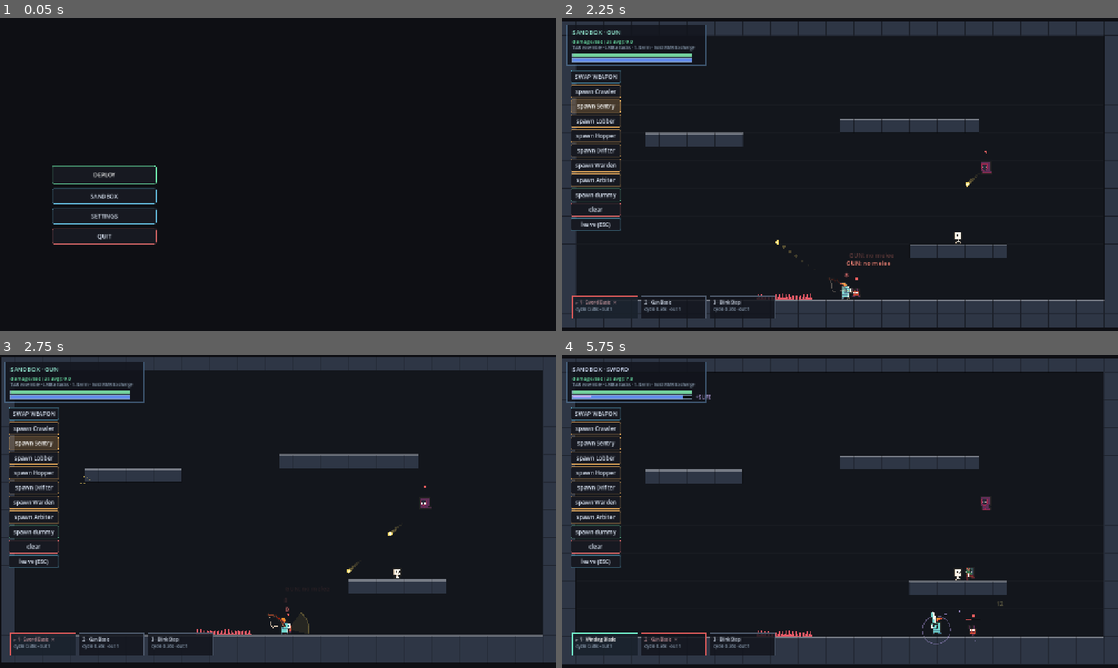
Above: before the commit, frames 1-4 (two rows, left to right).
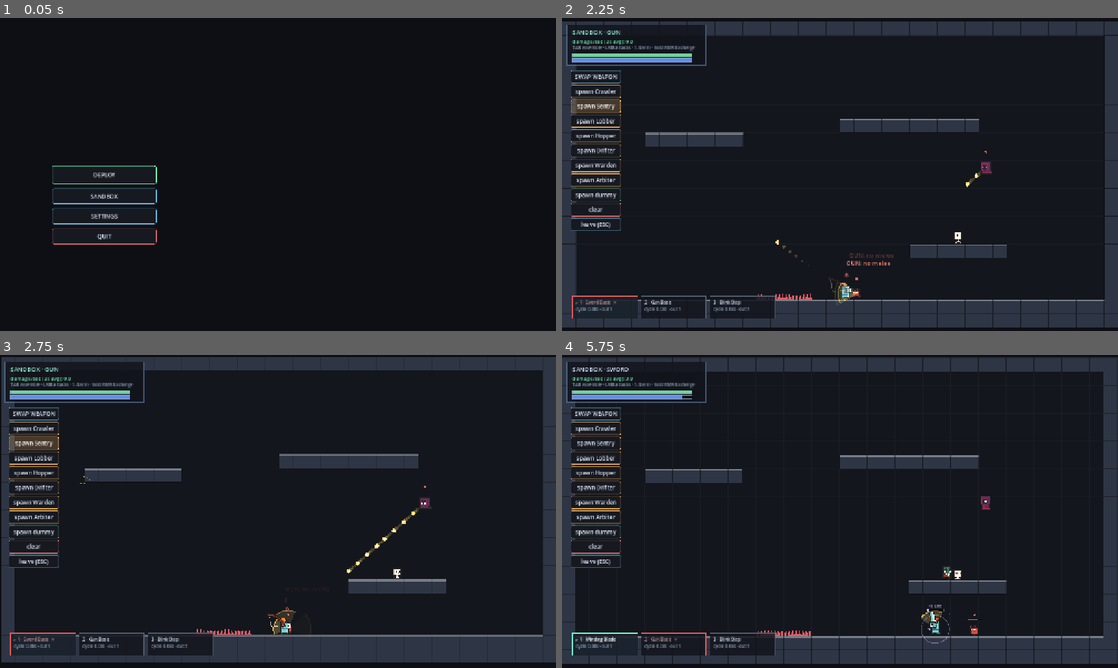
Above: after the commit, the same moments.

Repository: SophomoreSo/Enigami
Game: Godot game, scene res://tests/feature/charge_test.tscn
Two runs of this game, one before a commit and one after it. Both use one fixed random seed, a clock stepped at 60 frames per second and the inputs below. This scene is started directly instead of the project's main scene.
Inputs (mouse positions are in pixels of both pictures, inside the frame that each line leads up to):
- Up to frame 1 (0.05 s): no input
- Up to frame 2 (2.25 s): click "SWAP WEAPON" at 0.5 s; click "spawn Crawler" at 1.25 s; click "spawn Sentry" at 2 s
- Up to frame 3 (2.75 s): no input
- Up to frame 4 (5.75 s): tap Enter at 2.75 s; move the mouse to (962, 495) at 2.77 s; press the mouse at (962, 495) at 2.78 s; hold D (move_right) 2.78-3.5 s; tap Space (jump) at 3.02, 3.32, 5.1 s; tap Shift (dash) at 3.05 s; release the mouse at (962, 495) at 3.5 s; drag from (728, 527) to (812, 574) at 3.52 s; click "spawn Lobber" at 4.25 s; move the mouse to (895, 442) at 5.02 s; press the mouse at (895, 442) at 5.03 s; hold A (move_left) from 5.03 s (still down)

Frame 1 is identical in both runs. In frame 2, less than 0.1% of the frame differs, in the area x 5-76%, y 48-94%; in frame 3, 0.3%; in frame 4, 2.4%, in the area x 0-100%, y 0-99%.

Commit message:
FSM system implemented

Diff:
--- a/feature/actors/player.gd
+++ b/feature/actors/player.gd
@@ -35,6 +35,8 @@
 const DASH_SPEED := 880.0
 const DASH_TIME := 0.13
 const DASH_COOLDOWN := 0.30
+## How much longer the weapon's own attack waits between swings than its board alone would.
+const BASIC_COOLDOWN_MUL := 4.0
 const COYOTE := 0.10
 const JUMP_BUFFER := 0.12
 ## A stick has no cursor to point at, so it aims at a point far enough down
@@ -107,6 +109,21 @@
 var parry_slot: int = -1
 var input_locked: bool = false
 
+## Movement runs as a state machine. Every frame the senses are read, the state
+## is re-picked from them, and only then does that state act — so the state an
+## action runs in describes this frame, not the one before a jump or a ledge.
+var fsm_idle: FSMNode
+var fsm_run: FSMNode
+var fsm_rise: FSMNode
+var fsm_fall: FSMNode
+var fsm_wall_slide: FSMNode
+var fsm_dash: FSMNode
+var current_state: FSMNode
+## Log state transitions.
+var debug_mode: bool = false
+## Horizontal input this frame, -1..1.
+var _dir: float = 0.0
+
 func _ready() -> void:
 	team = 0
 	max_health = GameState.max_health()
@@ -114,6 +131,46 @@
 	hurt_radius = HURT_RADIUS
 	_make_body(BODY.x, BODY.y)
 	add_to_group("player")
+	_setup_fsm()
+	current_state = fsm_idle
+
+func _notification(what: int) -> void:
+	# Not _exit_tree: a player carried between rooms leaves the tree and comes
+	# back without _ready running again, and would return with no states.
+	if what == NOTIFICATION_PREDELETE and current_state != null:
+		for s in [fsm_idle, fsm_run, fsm_rise, fsm_fall, fsm_wall_slide, fsm_dash]:
+			s.cleanup()
+
+func _setup_fsm() -> void:
+	fsm_idle = FSMNode.new(_action_idle)
+	fsm_run = FSMNode.new(_action_run)
+	fsm_rise = FSMNode.new(_action_air)
+	fsm_fall = FSMNode.new(_action_air)
+	fsm_wall_slide = FSMNode.new(_action_wall_slide)
+	fsm_dash = FSMNode.new(_action_dash)
+
+	# What it takes to be in each state. They are exclusive, so at most one holds
+	# on any frame, and every state can reach every other: a dash can end in the
+	# air or on the ground, a wall kick can go straight up, a ledge drops into a
+	# fall from a standstill.
+	var entry := {
+		fsm_dash: func() -> bool: return _dash_time > 0.0,
+		fsm_wall_slide: func() -> bool: return _airborne() and _wall_dir != 0,
+		fsm_run: func() -> bool: return _grounded() and _dir != 0.0,
+		fsm_idle: func() -> bool: return _grounded() and _dir == 0.0,
+		fsm_rise: func() -> bool: return _airborne() and _wall_dir == 0 and velocity.y < 0.0,
+		fsm_fall: func() -> bool: return _airborne() and _wall_dir == 0 and velocity.y >= 0.0,
+	}
+	for from: FSMNode in entry:
+		for to: FSMNode in entry:
+			if to != from:
+				from.add_next_node(entry[to], to)
+
+func _grounded() -> bool:
+	return _dash_time <= 0.0 and is_on_floor()
+
+func _airborne() -> bool:
+	return _dash_time <= 0.0 and not is_on_floor()
 
 func setup(weapon: String, boards: Array) -> void:
 	weapon_id = weapon
@@ -122,6 +179,7 @@
 	for i in boards.size():
 		runners.append(_make_runner(boards[i], i))
 	basic_runner = _make_runner(Weapons.make_innate_board(weapon_id), -1)
+	basic_runner.cooldown_mul = BASIC_COOLDOWN_MUL
 	selected_slot = clampi(selected_slot, 0, maxi(runners.size() - 1, 0))
 
 func _make_runner(board: SkillBoard, slot: int) -> SkillRunner:
@@ -290,23 +348,33 @@
 func _physics_process(delta: float) -> void:
 	if dead:
 		return
-	var dir := 0.0
+	_dir = 0.0
 	if not input_locked:
-		dir = Input.get_axis("move_left", "move_right")
-	if dir != 0.0:
-		face(int(signf(dir)))
-
+		_dir = Input.get_axis("move_left", "move_right")
+	if _dir != 0.0:
+		face(int(signf(_dir)))
 	if _dash_cd > 0.0:
 		_dash_cd -= delta
-	if _dash_time > 0.0:
-		_dash_time -= delta
-		velocity = _dash_dir * DASH_SPEED
-		invuln = maxf(invuln, 0.05)
-		move_and_slide()
-		return
-
-	var on_floor := is_on_floor()
-	if on_floor:
+	# A dash owns the body outright: nothing is sensed, buffered or refilled
+	# while it runs.
+	if _dash_time <= 0.0:
+		_sense(delta)
+
+	var next := current_state.find_next_node()
+	if next != null:
+		_change_state(next)
+	current_state.perform()
+
+	move_and_slide()
+
+func _change_state(new_state: FSMNode) -> void:
+	if debug_mode:
+		print("State: %s → %s" % [_state_label(current_state), _state_label(new_state)])
+	current_state = new_state
+
+## Everything a state is picked from and acts on that is not the body itself.
+func _sense(delta: float) -> void:
+	if is_on_floor():
 		_coyote = COYOTE
 		_air_jump_used = false
 	else:
@@ -317,23 +385,64 @@
 
 	# Wall interaction: hugging a wall slows the fall and enables a kick-off.
 	_wall_dir = 0
-	if not on_floor and is_on_wall_only():
+	if not is_on_floor() and is_on_wall_only():
 		var normal := get_wall_normal()
-		if absf(normal.x) > 0.5 and dir != 0.0 and signf(dir) == -signf(normal.x):
+		if absf(normal.x) > 0.5 and _dir != 0.0 and signf(_dir) == -signf(normal.x):
 			_wall_dir = -int(signf(normal.x))
 
-	var accel := GROUND_ACCEL if on_floor else AIR_ACCEL
-	if dir != 0.0:
-		velocity.x = move_toward(velocity.x, dir * RUN_SPEED * speed_scale(), accel * delta)
+	# Stamina only comes back once the dashing stops.
+	if _stamina_pause > 0.0:
+		_stamina_pause = maxf(0.0, _stamina_pause - delta)
+	elif stamina < MAX_STAMINA:
+		stamina = minf(MAX_STAMINA, stamina + STAMINA_REGEN * delta)
+
+## --- state actions ----------------------------------------------------------
+func _action_idle() -> void:
+	var delta := get_physics_process_delta_time()
+	velocity.x = move_toward(velocity.x, 0.0, FRICTION * delta)
+	_apply_gravity(delta)
+	_jump_and_dash()
+
+func _action_run() -> void:
+	var delta := get_physics_process_delta_time()
+	velocity.x = move_toward(velocity.x, _dir * RUN_SPEED * speed_scale(), GROUND_ACCEL * delta)
+	_apply_gravity(delta)
+	_jump_and_dash()
+
+## Rising and falling steer the same; they are apart so the arc can be told.
+func _action_air() -> void:
+	var delta := get_physics_process_delta_time()
+	_steer_air(delta)
+	_apply_gravity(delta)
+	_jump_and_dash()
+
+func _action_wall_slide() -> void:
+	var delta := get_physics_process_delta_time()
+	_steer_air(delta)
+	_apply_gravity(delta)
+	if velocity.y > WALL_SLIDE_SPEED:
+		velocity.y = WALL_SLIDE_SPEED
+		Cues.at(&"wall_slide", global_position, {"dir": _wall_dir})
+	_jump_and_dash()
+
+func _action_dash() -> void:
+	_dash_time -= get_physics_process_delta_time()
+	velocity = _dash_dir * DASH_SPEED
+	invuln = maxf(invuln, 0.05)
+
+func _steer_air(delta: float) -> void:
+	if _dir != 0.0:
+		velocity.x = move_toward(velocity.x, _dir * RUN_SPEED * speed_scale(), AIR_ACCEL * delta)
 	else:
 		velocity.x = move_toward(velocity.x, 0.0, FRICTION * delta)
 
-	velocity.y += GRAVITY * delta
-	if _wall_dir != 0 and velocity.y > WALL_SLIDE_SPEED:
-		velocity.y = WALL_SLIDE_SPEED
-		Cues.at(&"wall_slide", global_position, {"dir": _wall_dir})
-	velocity.y = minf(velocity.y, MAX_FALL)
-
+func _apply_gravity(delta: float) -> void:
+	velocity.y = minf(velocity.y + GRAVITY * delta, MAX_FALL)
+
+## The moves every state but the dash can start. Which jump a press becomes is
+## decided by what is available — ground or coyote time, a wall, the air jump —
+## and a dash begun here takes over from the next frame.
+func _jump_and_dash() -> void:
 	if _buffer > 0.0:
 		if _coyote > 0.0:
 			velocity.y = JUMP_VELOCITY
@@ -361,12 +470,6 @@
 	if not input_locked and Input.is_action_just_released("jump") and velocity.y < 0.0:
 		velocity.y *= 0.45
 
-	# Stamina only comes back once the dashing stops.
-	if _stamina_pause > 0.0:
-		_stamina_pause = maxf(0.0, _stamina_pause - delta)
-	elif stamina < MAX_STAMINA:
-		stamina = minf(MAX_STAMINA, stamina + STAMINA_REGEN * delta)
-
 	if not input_locked and Input.is_action_just_pressed("dash") and _dash_cd <= 0.0:
 		if stamina < DASH_STAMINA:
 			# Nothing happening at all reads as a dropped input, so say why.
@@ -374,15 +477,13 @@
 		else:
 			stamina -= DASH_STAMINA
 			_stamina_pause = STAMINA_PAUSE
-			var d := Vector2(dir, Input.get_axis("move_up", "move_down"))
+			var d := Vector2(_dir, Input.get_axis("move_up", "move_down"))
 			if d.length() < 0.2:
 				d = Vector2(facing, 0)
 			_dash_dir = d.normalized()
 			_dash_time = DASH_TIME
 			_dash_cd = DASH_COOLDOWN
 			Cues.at(&"dash", global_position)
-
-	move_and_slide()
 
 ## A guard window opened by ON PARRY swallows the hit and runs the branch flow.
 func apply_damage(amount: float, elements: Array = [], source: Node = null, is_hit: bool = true) -> float:
@@ -412,6 +513,19 @@
 func is_dashing() -> bool:
 	return _dash_time > 0.0
 
+## The movement state, by name: Idle, Run, Rise, Fall, WallSlide or Dash.
+func state_name() -> String:
+	return _state_label(current_state)
+
+func _state_label(state: FSMNode) -> String:
+	if state == fsm_idle: return "Idle"
+	if state == fsm_run: return "Run"
+	if state == fsm_rise: return "Rise"
+	if state == fsm_fall: return "Fall"
+	if state == fsm_wall_slide: return "WallSlide"
+	if state == fsm_dash: return "Dash"
+	return "Unknown"
+
 ## 0 → 1 as the dash comes back; 1 when it is ready.
 func dash_recovery() -> float:
 	if _dash_cd <= 0.0:
--- /dev/null
+++ b/feature/core/fsm_node.gd
@@ -0,0 +1,66 @@
+class_name FSMNode
+extends RefCounted
+
+## One state of a finite state machine.
+##
+## A state is an action to run and an ordered list of ways out of it. Each way
+## out is a condition and where it leads; the first condition that holds wins.
+## A transition may also split between several destinations by probability.
+
+var action: Callable
+var next_nodes: Array = []
+
+func _init(action_func: Callable) -> void:
+	action = action_func
+
+## Runs this state's action.
+func perform() -> void:
+	if action.is_valid():
+		action.call()
+
+## A deterministic transition: when `condition` holds, go to `node`.
+func add_next_node(condition: Callable, node: FSMNode, probability: float = 1.0) -> void:
+	next_nodes.append({
+		"condition": condition,
+		"destinations": [{"node": node, "probability": probability}],
+	})
+
+## A transition that picks one of several destinations when `condition` holds.
+## `destinations` is an array of {"node": FSMNode, "probability": float} whose
+## probabilities sum to 1.
+func add_probabilistic_transition(condition: Callable, destinations: Array) -> void:
+	var total := 0.0
+	for dest in destinations:
+		total += float(dest.get("probability", 0.0))
+	if absf(total - 1.0) > 0.001:
+		push_warning("Probabilistic transition probabilities sum to %f, expected 1.0" % total)
+	next_nodes.append({
+		"condition": condition,
+		"destinations": destinations,
+	})
+
+## The state the first holding condition leads to, or null when none holds.
+func find_next_node() -> FSMNode:
+	for transition in next_nodes:
+		if transition["condition"].call():
+			return _select_destination(transition["destinations"])
+	return null
+
+func _select_destination(destinations: Array) -> FSMNode:
+	if destinations.is_empty():
+		return null
+	if destinations.size() == 1 or float(destinations[0]["probability"]) >= 1.0:
+		return destinations[0]["node"]
+	var roll := randf()
+	var cumulative := 0.0
+	for dest in destinations:
+		cumulative += float(dest["probability"])
+		if roll <= cumulative:
+			return dest["node"]
+	# Floating point can leave the roll just past the last bucket.
+	return destinations[destinations.size() - 1]["node"]
+
+## States that lead to each other hold each other alive; this breaks the cycle.
+func cleanup() -> void:
+	next_nodes.clear()
+	action = Callable()
--- a/feature/core/skill_runner.gd
+++ b/feature/core/skill_runner.gd
@@ -18,7 +18,7 @@
 signal parry_opened(seconds: float)
 signal cycle_started()
 
-const BASE_TICK := 0.045
+const BASE_TICK := 0.01
 const BASE_COOLDOWN_TICKS := 3
 const HEAT_TO_TICKS := 2.2
 ## Every pulse carries a time to live, counted in parts it may still enter, and
@@ -66,6 +66,11 @@
 var active: bool = false          ## true while the player holds the skill button
 var pulses: Array[Pulse] = []
 var cooldown: int = 0
+## Stretches the whole wait between casts — the walk and the recovery together —
+## so a runner can be made slower without touching its board.
+var cooldown_mul: float = 1.0
+## Ticks advanced by the cycle now running, lead included.
+var _cycle_ticks: int = 0
 var cycle_heat: float = 0.0
 var accum: float = 0.0
 var base_payload_provider: Callable = Callable()
@@ -235,6 +240,7 @@
 ## its outputs back into itself doubles the count every lap and pays for it out
 ## of the same life.
 func _advance() -> void:
+	_cycle_ticks += 1
 	var next: Array[Pulse] = []
 	for p in pulses:
 		p.timer -= 1
@@ -248,6 +254,11 @@
 	if pulses.is_empty():
 		cooldown = (BASE_COOLDOWN_TICKS + int(round(cycle_heat * HEAT_TO_TICKS))
 			+ _penalty_ticks() + _lead)
+		if cooldown_mul != 1.0:
+			# The ticks already walked in real time are part of the wait too, so the
+			# whole cycle is scaled and the walk is taken back off the remainder.
+			var walked := _cycle_ticks - _lead
+			cooldown = int(round(float(walked + cooldown) * cooldown_mul)) - walked
 		last_heat = cycle_heat
 		cycle_heat = 0.0
 		_lead = 0
@@ -266,6 +277,7 @@
 		# The wipe fills against the cast about to run, not the one before it.
 		cycle_seconds = _cycle_length(_cycle_life)
 	pending_triggers.clear()
+	_cycle_ticks = 0
 	_elapsed = 0.0
 	expired = false
 	if not _begin_pass():
@@ -492,6 +504,7 @@
 	dry.dry_run = true
 	dry.base_payload_provider = base_payload_provider
 	dry.ttl_bonus = ttl_bonus
+	dry.cooldown_mul = cooldown_mul
 	var outs: Array[Payload] = []
 	dry.fired.connect(func(p: Payload) -> void: outs.append(p))
 	dry.active = true
--- a/graphics/ui/hud.gd
+++ b/graphics/ui/hud.gd
@@ -72,20 +72,14 @@
 		draw_line(Vector2(sx, bar.position.y), Vector2(sx, bar.end.y), Color(0, 0, 0, 0.55), 1.0)
 	draw_rect(bar, Color(0.5, 0.6, 0.7, 0.8), false, 1.0)
 
-## Mana pays for charging, so the charge bought so far is drawn riding on top of
-## it: the two numbers only mean anything next to each other.
+## Mana is what charging spends, so this draining is the price of a hold. What
+## the price bought rides over the player's head instead — see `PlayerView`,
+## which puts it where the eye is during the fight the hold is happening in.
 func _draw_mana(w: float) -> void:
 	var bar := Rect2(24, 58, w, 9)
 	draw_rect(bar, Color(0, 0, 0, 0.55))
 	draw_rect(Rect2(bar.position, Vector2(bar.size.x * player.mana_ratio(), bar.size.y)),
 		Color(0.38, 0.55, 0.95))
-	if player.charge > 0.0:
-		# A strip along the top rather than a second fill over the first: the
-		# charge is what the mana was spent on, and both have to stay readable.
-		var cw := bar.size.x * player.charge_ratio()
-		draw_rect(Rect2(bar.position, Vector2(cw, 3.0)), PlayerView.CHARGE_COLOR)
-		draw_string(_font, Vector2(bar.end.x + 8, bar.end.y), "+%d LIFE" % int(player.charge),
-			HORIZONTAL_ALIGNMENT_LEFT, -1, 10, Color(0.82, 0.72, 1.0))
 	draw_rect(bar, Color(0.5, 0.6, 0.7, 0.8), false, 1.0)
 
 ## The weapon's own attack sits first, then each slot. Which slot is armed has
--- a/graphics/ui/sandbox_panel.gd
+++ b/graphics/ui/sandbox_panel.gd
@@ -44,8 +44,9 @@
 	UiKit.sync_screen(self)
 	queue_redraw()
 
-## Stamina and mana, so a charge is visible in the room skills are tested in
-## and not only in a raid.
+## Stamina and mana, so what a charge costs is visible in the room skills are
+## tested in and not only in a raid. What it buys is over the player's head, the
+## same as anywhere else.
 func _draw_meters() -> void:
 	var p := sandbox.player
 	var w := 276.0
@@ -58,11 +59,6 @@
 	draw_rect(mn, Color(0, 0, 0, 0.55))
 	draw_rect(Rect2(mn.position, Vector2(w * p.mana_ratio(), mn.size.y)),
 		Color(0.38, 0.55, 0.95))
-	if p.charge > 0.0:
-		draw_rect(Rect2(mn.position, Vector2(w * p.charge_ratio(), 3.0)),
-			PlayerView.CHARGE_COLOR)
-		draw_string(_font, Vector2(mn.end.x + 8, mn.end.y), "+%d LIFE" % int(p.charge),
-			HORIZONTAL_ALIGNMENT_LEFT, -1, 10, Color(0.82, 0.72, 1.0))
 	draw_rect(mn, Color(0.5, 0.6, 0.7, 0.7), false, 1.0)
 
 func _draw() -> void:
--- a/graphics/views/player_view.gd
+++ b/graphics/views/player_view.gd
@@ -2,7 +2,8 @@
 extends ActorView
 
 ## The player: the knight, the weapon they are pointing, the ghost a dash
-## leaves behind, and the rings that report charge, guard and dash recovery.
+## leaves behind, the charge bar over their head, and the rings that report
+## guard and dash recovery.
 
 ## The weapon is a separate tile so it can swing to the aim direction while the
 ## body keeps running. Every weapon tile in the atlas points up.
@@ -14,16 +15,23 @@
 const PARRY_COLOR := Color(1, 0.95, 0.6)
 const DASH_COLOR := Color(0.7, 0.9, 1.0)
 
+## The charge read-out rides above the head: clear of the ring at its widest,
+## and high enough that the body never grows into it.
+const CHARGE_BAR := Vector2(40.0, 5.0)
+const CHARGE_BAR_Y := -46.0
+
 var player: Player
 var weapon_sprite: Sprite2D
 var _weapon_art: String = ""
 var _trail: Array = []
 var _spark: float = 0.0
+var _font: Font
 
 func _configure() -> void:
 	player = actor as Player
 	art = Style.PLAYER_ART
 	z_index = 50
+	_font = ThemeDB.fallback_font
 
 func _build_sprite() -> void:
 	super._build_sprite()
@@ -108,9 +116,26 @@
 		var ct := player.charge_ratio()
 		draw_arc(Vector2.ZERO, 34.0 - 10.0 * ct, 0, TAU, 28,
 			Color(CHARGE_COLOR.r, CHARGE_COLOR.g, CHARGE_COLOR.b, 0.30 + 0.55 * ct), 1.5 + 2.5 * ct)
+		_draw_charge_bar(ct)
 	if player.parry_time > 0.0:
 		draw_arc(Vector2.ZERO, 24.0, 0, TAU, 24, Color(PARRY_COLOR.r, PARRY_COLOR.g, PARRY_COLOR.b, 0.9), 2.5)
 	var recovery := player.dash_recovery()
 	if recovery < 1.0:
 		draw_arc(Vector2(0, 22), 6.0, -PI * 0.5, -PI * 0.5 + TAU * recovery, 16,
 			Color(DASH_COLOR.r, DASH_COLOR.g, DASH_COLOR.b, 0.7), 2.0)
+
+## How much of a charge there is, over the head of whoever is paying for it.
+## Holding the cast button is a decision taken in the middle of a fight, with
+## the eye on the character and something usually walking towards them — so
+## the progress is drawn where the eye already is rather than in the corner of
+## the screen. The ring says a charge is happening; this says how far it has
+## got, and what the mana spent so far has bought.
+func _draw_charge_bar(ct: float) -> void:
+	var bar := Rect2(-CHARGE_BAR.x * 0.5, CHARGE_BAR_Y, CHARGE_BAR.x, CHARGE_BAR.y)
+	draw_rect(bar, Color(0, 0, 0, 0.55))
+	draw_rect(Rect2(bar.position, Vector2(bar.size.x * ct, bar.size.y)), CHARGE_COLOR)
+	draw_rect(bar, Color(0.5, 0.6, 0.7, 0.8), false, 1.0)
+	# Its own box, wider than the bar, so a full charge's number never clips.
+	var tw := 90.0
+	draw_string(_font, Vector2(-tw * 0.5, bar.position.y - 4.0), "+%d LIFE" % int(player.charge),
+		HORIZONTAL_ALIGNMENT_CENTER, tw, 9, Color(0.82, 0.72, 1.0))
Not shown, added: feature/core/fsm_node.gd.uid
